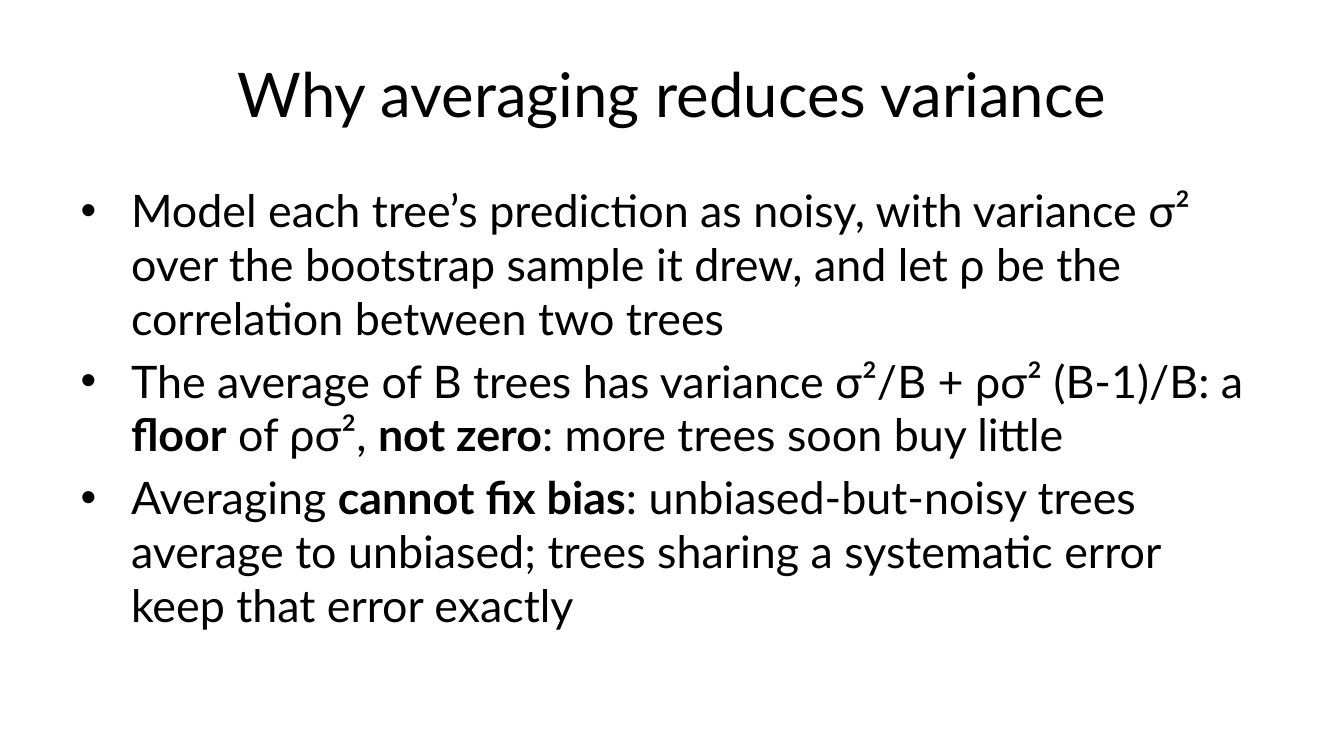
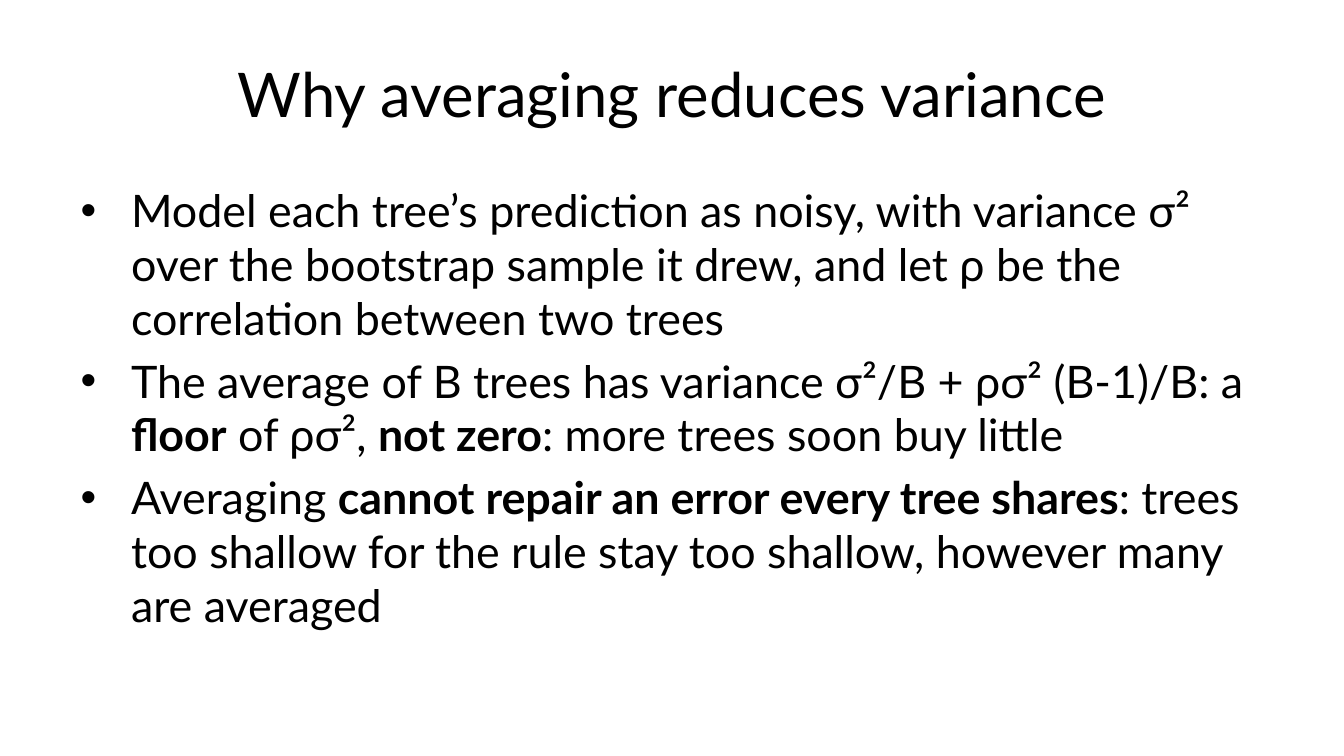
Before and after one commit to fabioantonini/technologies-for-artificial-intelligence, a slide deck: slide 31 of Lessons/07_trees_and_ensembles/Slides/trees_and_ensembles_slides.pptx. Drawn at 1344x756 pixels with LibreOffice and Linux fonts; fonts in the diff are those of the drawing; background and template pictures are left out. Boxes give left, top, right and bottom in pixels: in the first picture for what was removed or moved away, otherwise in the second. Text is boxed around its words. In the diff, an @@ line names an element or a change of style, - is before the commit and + after.

```diff
--- a/Lessons/07_trees_and_ensembles/Slides/trees_and_ensembles_slides.pptx
+++ b/Lessons/07_trees_and_ensembles/Slides/trees_and_ensembles_slides.pptx
@@ text at [131,480,1239,631]: text changed @@
-• Averaging cannot fix bias: unbiased-but-noisy trees average to unbiased; trees sharing a systematic error keep that error exactly
+• Averaging cannot repair an error every tree shares: trees too shallow for the rule stay too shallow, however many are averaged
```
Also in this commit, not shown: 11 other slides changed, 2 slides added, 1 slide removed, 17 other files.
